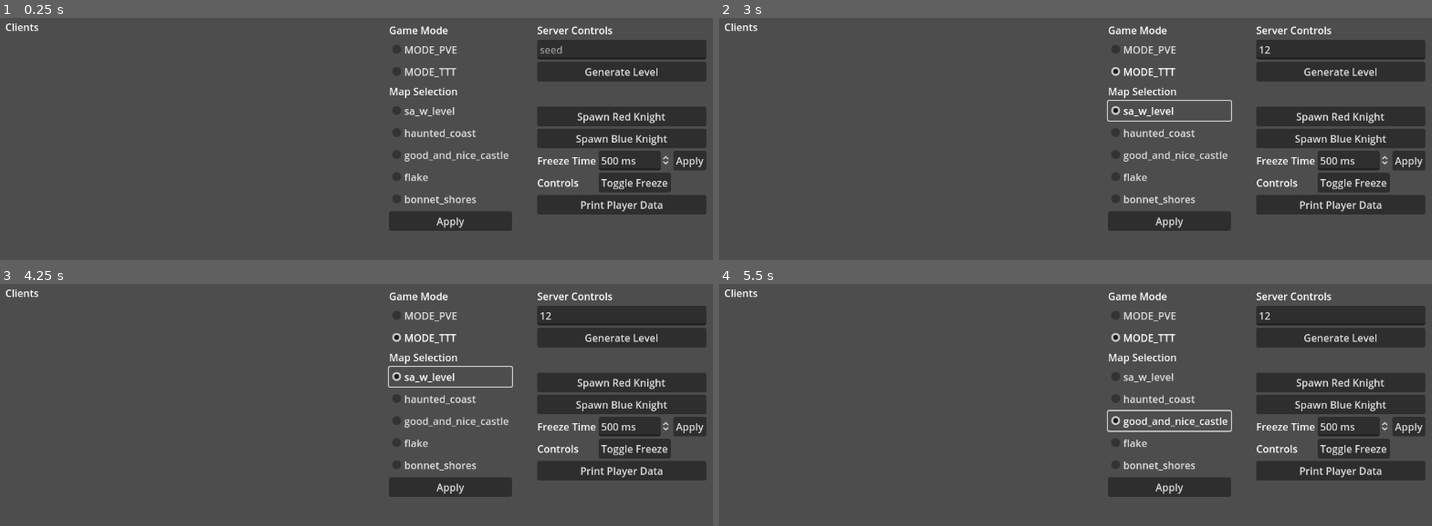
Above: before the commit, frames 1-4 (two rows, left to right).
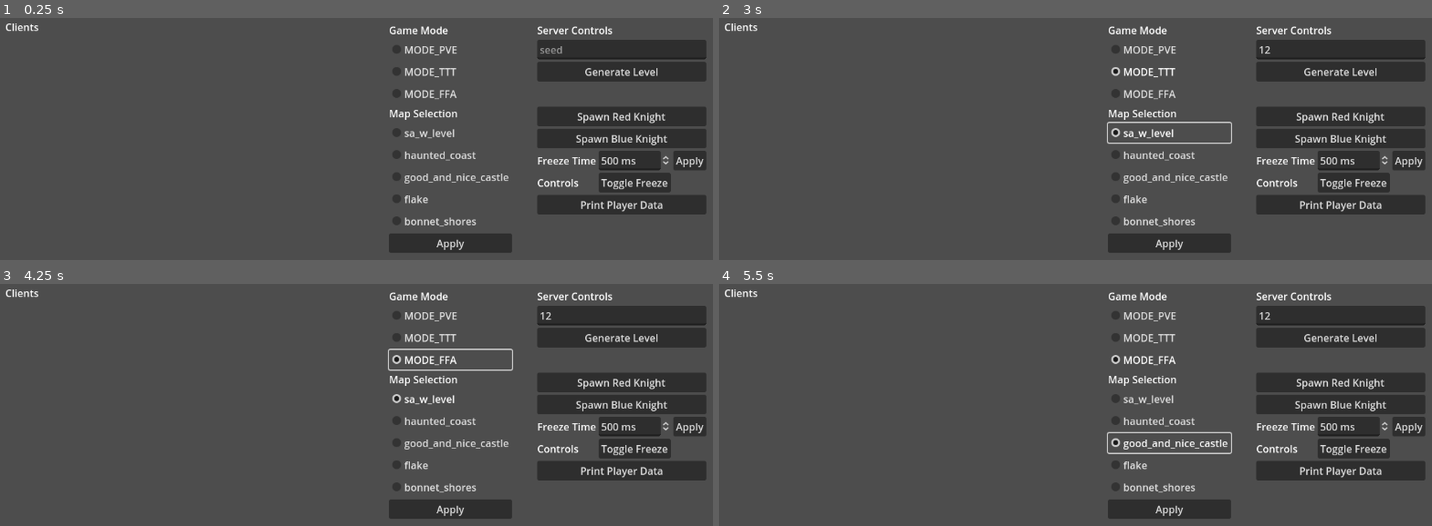
Above: after the commit, the same moments.

Repository: Travh98/SaW_Server
Game: Godot game, scene res://components/start.tscn
Same seed, same stepped clock (60 frames per second), same inputs: the game is played once before the commit and once after it.
Inputs (mouse positions are in pixels of both pictures, inside the frame that each line leads up to):
- Up to frame 1 (0.25 s): no input
- Up to frame 2 (3 s): click (1339, 49) at 0.52 s; type "12" at 0.6 s; click "MODE_PVE" at 1.25 s; click "MODE_TTT" at 2 s; click "sa_w_level" at 2.75 s
- Up to frame 3 (4.25 s): click (449, 359) at 3.5 s, where only the run after the commit has a clickable "MODE_FFA"
- Up to frame 4 (5.5 s): click "haunted_coast" at 4.25 s; click "good_and_nice_castle" at 5 s

The runs differ from the first frame. In frame 1, 3.9% of the frame differs, in the area x 54-72%, y 28-97%; in frame 2, 4.4%; in frame 3, 4.5%; in frame 4, 4.6%, in the area x 54-72%, y 20-97%.

Commit message:
Free for all gamemode

Diff:
--- /dev/null
+++ b/components/free_for_all.gd
@@ -0,0 +1,55 @@
+class_name FfaGameMode
+extends Node
+
+var scores = {}
+var is_active: bool = false
+
+
+func _ready():
+	pass
+
+
+func start_gamemode():
+	scores.clear()
+	is_active = true
+	for player: SyncedPlayer in GameTree.players.get_children():
+		initialize_peer_score(player.get_peer_id())
+		Server.assign_player_faction.rpc(player.get_peer_id(), "Player")
+		Server.player_data.respawn_player(player.get_peer_id())
+	print("Starting Free For All. Scores: ", scores)
+	Server.set_temporary_message.rpc("Free For All!")
+
+
+func stop_gamemode():
+	print("Free for All ended. Scores: ", scores)
+	is_active = false
+	scores.clear()
+
+
+func on_player_died(peer_id: int):
+	if !is_active: return
+	if !scores.has(peer_id):
+		initialize_peer_score(peer_id)
+	if scores.has(peer_id):
+		scores[peer_id] -= 1
+		Server.set_temporary_message.rpc(get_score_msg())
+
+		await get_tree().create_timer(2).timeout
+		Server.player_data.respawn_player(peer_id)
+
+
+func get_score_msg() -> String:
+	var msg: String = ""
+	for peer_id in scores:
+		var p_name: String = Server.player_data.get_player_name(peer_id)
+		if p_name != "error":
+			msg += p_name + ": " + str(scores[peer_id]) + "\n"
+	return msg
+
+
+func on_client_connected(peer_id: int):
+	initialize_peer_score(peer_id)
+
+
+func initialize_peer_score(peer_id: int):
+	scores[peer_id] = 0
--- a/components/player_data.gd
+++ b/components/player_data.gd
@@ -67,13 +67,22 @@
 
 func respawn_all_players():
 	for peer_id in player_data:
-		set_player_health(peer_id, 100)
+		revive_player(peer_id)
 	Server.respawn_players.rpc()
 
 
 func revive_all_players():
 	for peer_id in player_data:
-		set_player_health(peer_id, 100)
+		revive_player(peer_id)
+
+
+func revive_player(peer_id: int):
+	set_player_health(peer_id, 100)
+
+
+func respawn_player(peer_id: int):
+	revive_player(peer_id)
+	Server.respawn_player.rpc(peer_id)
 
 
 func store_player_active_equipment_slot(peer_id: int, slot_index: int):
--- a/components/server.gd
+++ b/components/server.gd
@@ -17,6 +17,7 @@
 @onready var npc_mgr: NpcMgr = $NpcMgr
 @onready var ttt_game_mode: TttGameMode = $GameModes/TttGameMode
 @onready var freeze_on_hit_mgr: FreezeOnHitMgr = $FreezeOnHitMgr
+@onready var free_for_all: FfaGameMode = $GameModes/FreeForAll
 
 
 func _ready():
@@ -56,6 +57,9 @@
 	server_controls.set_freeze_time_msec.connect(freeze_on_hit_mgr.set_freeze_time)
 	server_controls.print_player_data.connect(player_data.print_player_data)
 
+	Server.player_data.player_died.connect(free_for_all.on_player_died)
+	client_mgr.client_connected.connect(free_for_all.on_client_connected)
+
 
 @rpc("call_remote", "reliable")
 func add_newly_connected_player_character(_peer_id: int):
@@ -150,12 +154,17 @@
 	pass
 
 
-@rpc("call_remote")
+@rpc("call_remote", "reliable")
 func respawn_players():
 	pass
 
 
 @rpc("call_remote", "reliable")
+func respawn_player(_peer_id: int):
+	pass
+
+
+@rpc("call_remote", "reliable")
 func gamemode_stage_changed(_stage_name: String):
 	pass
 
@@ -170,7 +179,7 @@
 	pass
 
 
-@rpc("any_peer", "reliable")
+@rpc("any_peer", "unreliable")
 func player_equipped_slot(peer_id: int, slot_index: int):
 	player_data.store_player_active_equipment_slot(peer_id, slot_index)
 	# Take the new data from this one peer and send it to all others
@@ -188,3 +197,8 @@
 @rpc("call_remote", "reliable")
 func set_game_freeze(_frozen: bool):
 	pass
+
+
+@rpc("call_remote", "reliable")
+func set_temporary_message(new_msg: String):
+	pass
--- a/components/server.tscn
+++ b/components/server.tscn
@@ -12,6 +12,7 @@
 [ext_resource type="PackedScene" uid="uid://dnguqoae2sabp" path="res://ui/player_list.tscn" id="6_fj8dx"]
 [ext_resource type="PackedScene" uid="uid://7ef43wqxgjw8" path="res://components/game_modes/ttt_game_mode.tscn" id="7_efu82"]
 [ext_resource type="Script" path="res://components/freeze_on_hit_mgr.gd" id="12_lt7ic"]
+[ext_resource type="Script" path="res://components/free_for_all.gd" id="12_wqh4b"]
 
 [node name="Server" type="Node"]
 script = ExtResource("1_rox3g")
@@ -56,6 +57,9 @@
 
 [node name="TttGameMode" parent="GameModes" instance=ExtResource("7_efu82")]
 
+[node name="FreeForAll" type="Node" parent="GameModes"]
+script = ExtResource("12_wqh4b")
+
 [node name="FreezeOnHitMgr" type="Node" parent="."]
 script = ExtResource("12_lt7ic")
 
--- a/components/state_mgr.gd
+++ b/components/state_mgr.gd
@@ -6,9 +6,11 @@
 enum ServerMode {
 	MODE_PVE,
 	MODE_TTT,
+	MODE_FFA,
 }
 
 @onready var ttt_game_mode: TttGameMode = $"../GameModes/TttGameMode"
+@onready var free_for_all: FfaGameMode = $"../GameModes/FreeForAll"
 
 var server_mode: ServerMode = ServerMode.MODE_PVE : set = set_server_mode
 
@@ -46,14 +48,18 @@
 			pass
 		ServerMode.MODE_TTT:
 			ttt_game_mode.stop_gamemode()
+		ServerMode.MODE_FFA:
+			free_for_all.stop_gamemode()
 
 	match new_mode:
 		ServerMode.MODE_PVE:
-			for player in Server.client_mgr.get_children():
+			for player in GameTree.players.get_children():
 				Server.assign_player_faction.rpc(player.name.to_int(), "Player")
 			pass
 		ServerMode.MODE_TTT:
 			ttt_game_mode.start_gamemode()
+		ServerMode.MODE_FFA:
+			free_for_all.start_gamemode()
 
 
 func update_client(peer_id: int):
--- a/components/ttt_game_mode.gd
+++ b/components/ttt_game_mode.gd
@@ -49,12 +49,12 @@
 	print("Starting TTT GameMode")
 	is_active_gamemode = true
 	change_stage(GameStages.STAGE_WARMUP)
+	Server.set_temporary_message.rpc("Traitors at Tea Time!")
 
 
 func stop_gamemode():
 	print("Stopping TTT GameMode")
 	is_active_gamemode = false
-	change_stage(GameStages.STAGE_WARMUP)
 	warmup_timer.stop()
 	main_stage_timer.stop()
 	post_round_timer.stop()
@@ -114,6 +114,7 @@
 		debug_innocents += str(innocent.get_peer_id()) + " "
 		Server.assign_player_faction.rpc(innocent.get_peer_id(), "Innocent")
 	print(debug_traitors, ". ", debug_innocents, ".")
+	Server.set_temporary_message.rpc("Round Start!")
 
 
 func on_main_stage_finished():
@@ -212,9 +213,11 @@
 	if check_if_team_is_alive(innocent_players):
 		print("TTT: Innocents win!")
 		Server.ttt_team_won.rpc(false)
+		Server.set_temporary_message.rpc("[color=green]Innocents win![/color]")
 	else:
 		print("TTT: Traitors win!")
 		Server.ttt_team_won.rpc(true)
+		Server.set_temporary_message.rpc("[color=red]Innocents win![/color]")
 
 
 func send_client_stage_time_left():
Not shown: 1 places in components/server.tscn that only renumber resources
